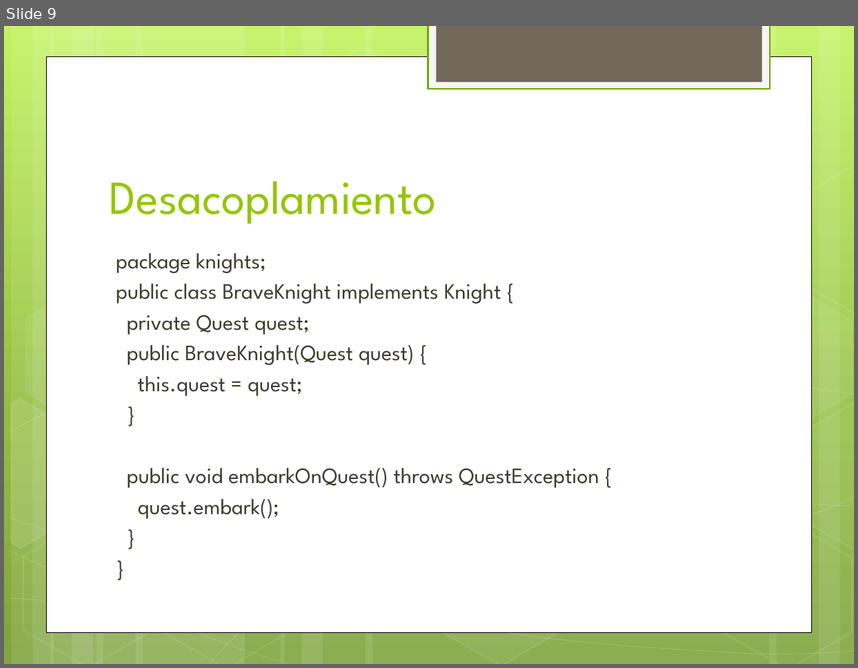
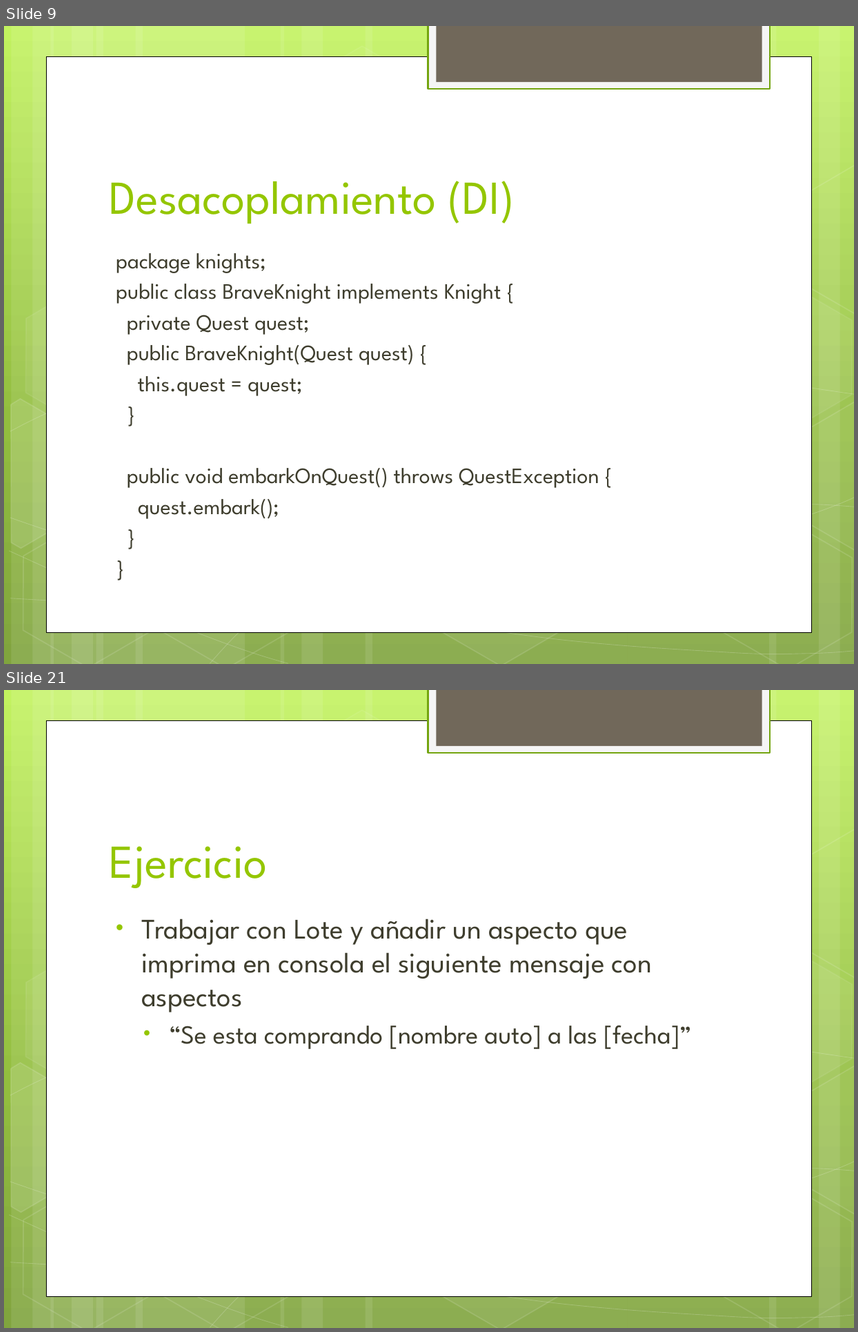
Before and after one commit to jdmr/CursoSpring, a slide deck: Presentation1.pptx. Shown one above the other, each under a label of ours: slide 9 before the commit, slides 9 and 21 after it; the slides between them are not shown. The pictures are 858x668 and 858x1332 pixels, drawn with LibreOffice and Linux fonts; fonts in the diff are those of the drawing. Boxes give left, top, right and bottom in pixels: in the first picture for what was removed or moved away, otherwise in the second. Text is boxed around its words. In the diff, an @@ line names an element or a change of style, - is before the commit and + after.

```diff
--- a/Presentation1.pptx
+++ b/Presentation1.pptx
@@ slide 21 added at [4,690,854,1328], background gradient #C3F35F to #93BF3F to #81A53E; not listed: 31 template elements that a slide beside it also shows @@
@@ title added at [110,846,268,888], 40 pt, text #94C600 @@
+Ejercicio
@@ text added at [141,918,691,1049], 24 pt, text #3E3D2D @@
+• Trabajar con Lote y añadir un aspecto que imprima en consola el siguiente mensaje con aspectos
+  • “Se esta comprando [nombre auto] a las [fecha]”
@@ slide 9 changed as well @@
@@ title at [110,181,515,224]: text changed @@
-Desacoplamiento
+Desacoplamiento (DI)
```
Also in this commit, not shown: 25 other slides added, 12 other files.
